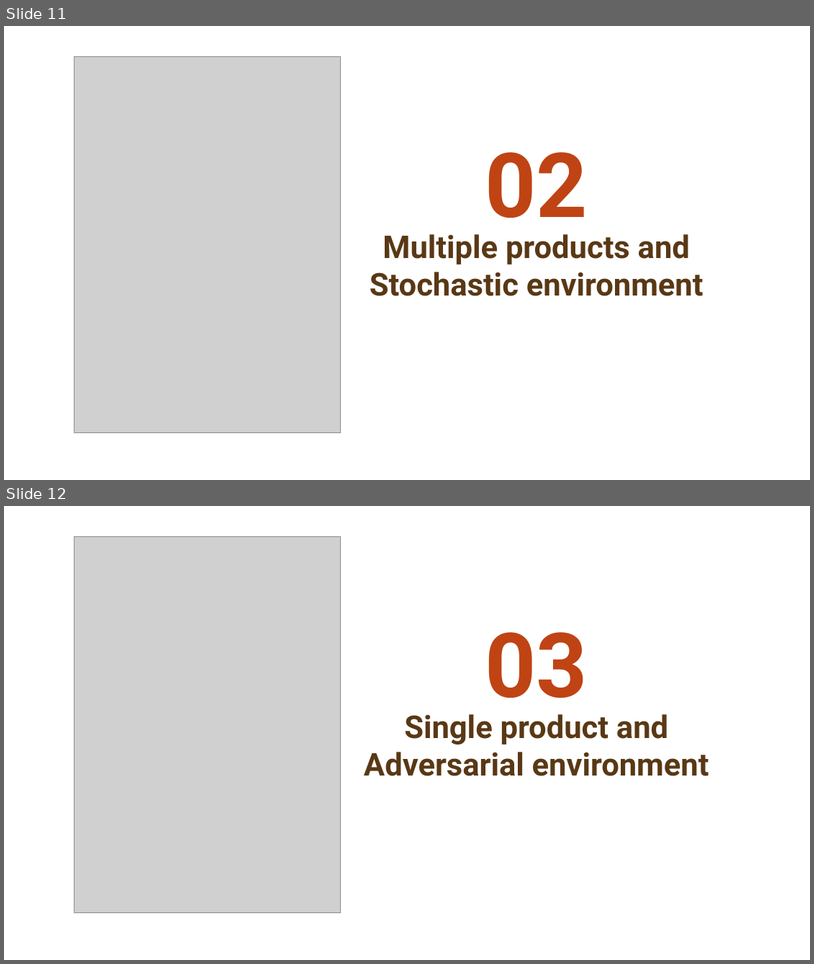
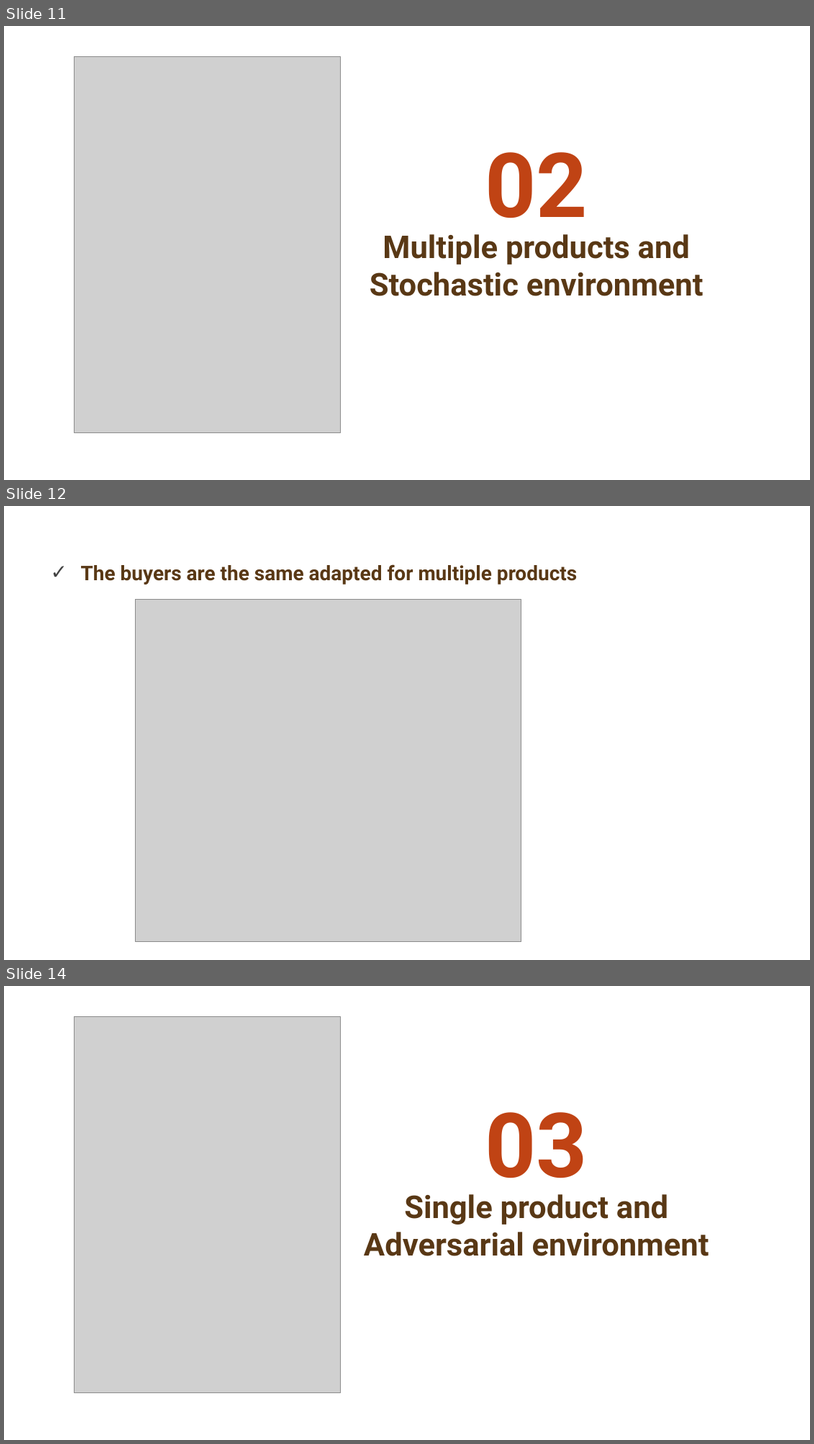
Before and after one commit to matteopasqual02/OLA-2025-project, a slide deck: presentation.pptx. Shown one above the other, each under a label of ours: slides 11 and 12 before the commit, slides 11, 12 and 14 after it; the slides between them are not shown. The pictures are 814x964 and 814x1444 pixels, drawn with LibreOffice and Linux fonts; fonts in the diff are those of the drawing; grey boxes stand for pictures; background and template pictures are left out. Boxes give left, top, right and bottom in pixels: in the first picture for what was removed or moved away, otherwise in the second. Text is boxed around its words. In the diff, an @@ line names an element or a change of style, - is before the commit and + after.

```diff
--- a/presentation.pptx
+++ b/presentation.pptx
@@ slide 12 added at bbox=[4, 506, 810, 960], background picture (left out) @@
@@ title added at bbox=[81, 564, 577, 584], 18 pt, text #593815, bold @@
+✓ The buyers are the same adapted for multiple products
@@ picture added at bbox=[136, 599, 522, 942] @@
@@ what was slide 12 is now slide 14 @@
```
Also in this commit, not shown: 1 other slide added, 1 other file.
